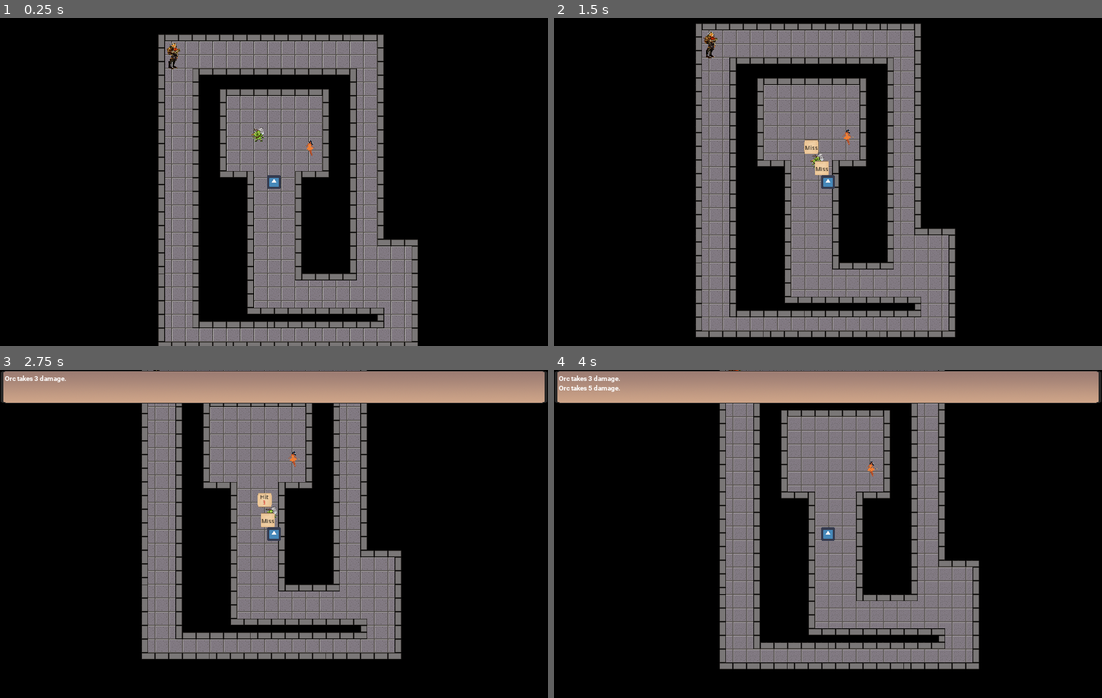
Above: before the commit, frames 1-4 (two rows, left to right).
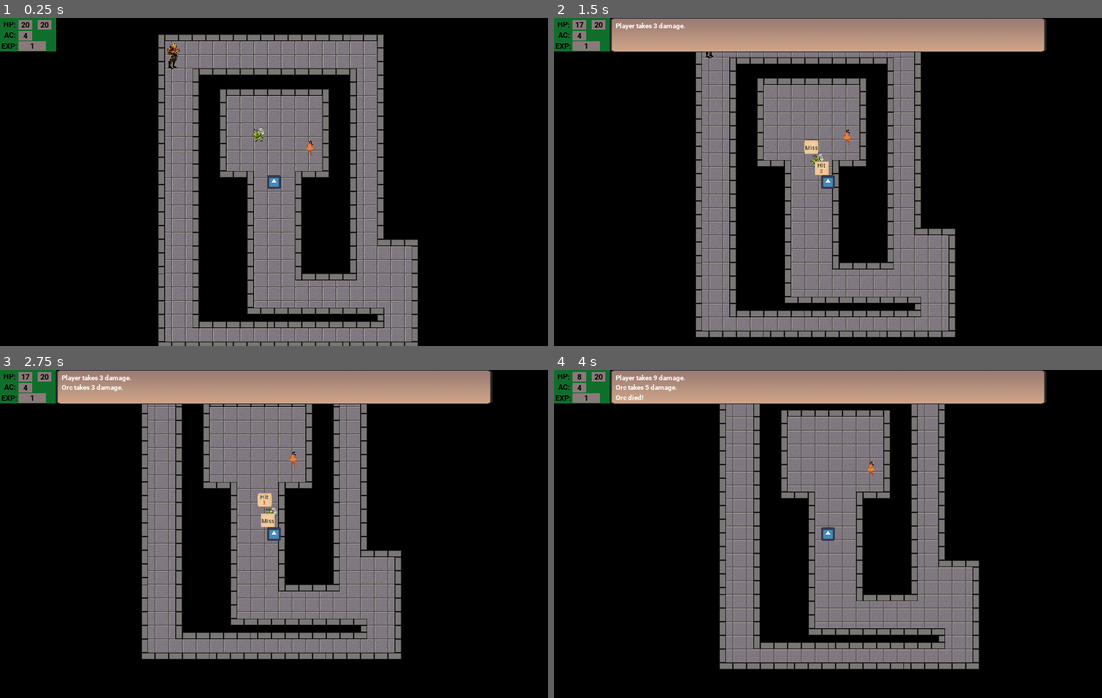
Above: after the commit, the same moments.

Repository: crpalmer/tile-game
Game: Godot game, scene res://Dungeon/Dungeon.tscn
Same seed, same stepped clock (60 frames per second), same inputs: the game is played once before the commit and once after it. This scene is started directly instead of the project's main scene. The engine's default icon, where the game draws it, is replaced by a stand-in: a white triangle on a blue panel in a dark square.
Inputs:
- Up to frame 1 (0.25 s): no input
- Up to frame 2 (1.5 s): hold Right (right) 0.53-1.28 s; hold A (attack) 0.53-1.28 s; hold Down (down) from 1.28 s (still down); tap A (attack) at 1.35 s
- Up to frame 3 (2.75 s): release Down (down) at 2.03 s; hold Right (right) from 2.03 s (still down); hold A (attack) from 2.03 s (still down); tap U (use) at 2.1 s
- Up to frame 4 (4 s): tap Enter at 2.75 s; release Right (right) at 2.78 s; release A (attack) at 2.78 s; hold Up (up) 2.78-3.53 s; tap A (attack) at 2.85 s; hold Left (left) from 3.53 s (still down); hold A (attack) from 3.53 s (still down)

The runs differ from the first frame. In frame 1, 1.0% of the frame differs, in the area x 0-11%, y 0-11%; in frame 2, 9.3%, in the area x 0-90%, y 0-48%; in frame 3, 2.9%; in frame 4, 3.0%.

Commit message:
HUD: make it show player stats
This required moving around the messages and conversation windows.

Diff:
--- a/Dungeon/Dungeon.tscn
+++ b/Dungeon/Dungeon.tscn
@@ -132,7 +132,6 @@
 [node name="Player" parent="." instance=ExtResource( 1 )]
 position = Vector2( -1, 138 )
 script = ExtResource( 6 )
-hp = 100
 
 [node name="DungeonGreeter" parent="." instance=ExtResource( 3 )]
 position = Vector2( 85, 60 )
--- a/GameEngine/Actors/Actor.gd
+++ b/GameEngine/Actors/Actor.gd
@@ -33,6 +33,12 @@
 	$CloseArea.set_tracking_radius(radius)
 	close_radius = radius
 
+func take_damage(damage:int):
+	hp -= damage
+	show_message(name + " takes " + String(damage) + " damage.")
+	if hp <= 0: died()
+	else: damage_popup(true, damage)
+
 func attack(who:Actor):
 	if not who: return
 	if not attack_available: return
@@ -44,10 +50,7 @@
 	var roll = roll_die(20)
 	if roll == 20 or roll >= to_hit_ac10 + (10-who.ac):
 		var damage = roll_dice(damage_dice)
-		who.hp -= damage
-		GameState.player.show_message(who.name + " takes " + String(damage) + " damage.")
-		if who.hp <= 0: who.died()
-		else: who.damage_popup(true, damage)
+		who.take_damage(damage)
 	else:
 		who.damage_popup(false)
 
@@ -67,7 +70,7 @@
 	attack_available = true
 
 func died():
-	print_debug("killed!")
+	show_message(name + " died!")
 	queue_free()
 
 func player_is_visible():
@@ -101,6 +104,9 @@
 	$DamagePopupTimer.start(0.5)
 	pass
 
+func show_message(msg:String):
+	GameState.player.show_message(msg)
+
 func _on_DamagePopupTimer_timeout():
 	$DamagePopup.visible = false
 
--- a/GameEngine/Actors/Player.gd
+++ b/GameEngine/Actors/Player.gd
@@ -2,14 +2,19 @@
 class_name Player
 
 var inventory = []
-var messages
+var HUD:HUD
 
 func _init():
 	randomize()
 	GameState.player = self
 
 func _ready():
-	messages = $Camera2D/HUD/Messages
+	HUD = $Camera2D/HUD
+	HUD.update_player_stats(self)
+
+func take_damage(damage:int):
+	.take_damage(damage)
+	HUD.update_player_stats(self)
 
 func process(delta):
 	if GameState.paused: return
@@ -48,4 +53,4 @@
 	$Sprite.visible = false
 
 func show_message(message):
-	messages.show_message(message)
+	HUD.message(message)
--- a/GameEngine/Actors/Player.tscn
+++ b/GameEngine/Actors/Player.tscn
@@ -8,16 +8,15 @@
 [sub_resource type="CircleShape2D" id=1]
 
 [node name="Player" instance=ExtResource( 3 )]
-ac = 0
-hp = 1000
-max_hp = 1000
+ac = 4
+hp = 20
+max_hp = 20
 to_hit_ac10 = 5
 
 [node name="Camera2D" type="Camera2D" parent="." index="0"]
 current = true
 
 [node name="HUD" parent="Camera2D" index="0" instance=ExtResource( 4 )]
-position = Vector2( 0, -5 )
 
 [node name="VisionLight" type="Light2D" parent="." index="1"]
 texture = ExtResource( 2 )
--- a/GameEngine/Conversation/Conversation.tscn
+++ b/GameEngine/Conversation/Conversation.tscn
@@ -20,6 +20,8 @@
 
 [node name="Canvas" type="CanvasLayer" parent="."]
 visible = false
+offset = Vector2( 150, 520 )
+transform = Transform2D( 1, 0, 0, 1, 150, 520 )
 
 [node name="Sprite" type="Sprite" parent="Canvas"]
 position = Vector2( 502, 135 )
--- /dev/null
+++ b/GameEngine/HUD.gd
@@ -0,0 +1,11 @@
+extends CanvasLayer
+class_name HUD
+
+func message(msg: String):
+	$Messages.message(msg)
+
+func update_player_stats(player):
+	$Stats/HPRect/HP.text = String(player.hp)
+	$Stats/HPMaxRect/HPMax.text = String(player.max_hp)
+	$Stats/ACRect/AC.text = String(player.ac)
+	$Stats/ExpRect/Exp.text = String(1)
--- a/GameEngine/HUD.tscn
+++ b/GameEngine/HUD.tscn
@@ -1,14 +1,116 @@
-[gd_scene load_steps=5 format=2]
+[gd_scene load_steps=7 format=2]
 
 [ext_resource path="res://GameEngine/Messages.gd" type="Script" id=1]
 [ext_resource path="res://GameEngine/Messages.png" type="Texture" id=2]
 [ext_resource path="res://GameEngine/Pong Font.ttf" type="DynamicFontData" id=3]
+[ext_resource path="res://GameEngine/HUD.gd" type="Script" id=4]
+
+[sub_resource type="DynamicFont" id=2]
+size = 18
+font_data = ExtResource( 3 )
 
 [sub_resource type="DynamicFont" id=1]
 font_data = ExtResource( 3 )
 
-[node name="HUD" type="Node2D"]
-light_mask = 0
+[node name="HUD" type="CanvasLayer"]
+script = ExtResource( 4 )
+
+[node name="Stats" type="ColorRect" parent="."]
+margin_right = 132.0
+margin_bottom = 79.0
+rect_clip_content = true
+color = Color( 0.0666667, 0.435294, 0.176471, 1 )
+
+[node name="HPLabel" type="Label" parent="Stats"]
+margin_left = 8.0
+margin_top = 4.0
+margin_right = 126.0
+margin_bottom = 28.0
+custom_colors/font_color = Color( 0, 0, 0, 1 )
+custom_fonts/font = SubResource( 2 )
+text = "HP:           (        )"
+
+[node name="ACLabel" type="Label" parent="Stats"]
+margin_left = 10.0
+margin_top = 29.0
+margin_right = 133.0
+margin_bottom = 51.0
+custom_colors/font_color = Color( 0, 0, 0, 1 )
+custom_fonts/font = SubResource( 2 )
+text = "AC:"
+
+[node name="ExpLabel" type="Label" parent="Stats"]
+margin_left = 3.0
+margin_top = 54.0
+margin_right = 126.0
+margin_bottom = 76.0
+custom_colors/font_color = Color( 0, 0, 0, 1 )
+custom_fonts/font = SubResource( 2 )
+text = "EXP:"
+
+[node name="HPRect" type="ColorRect" parent="Stats"]
+margin_left = 44.0
+margin_top = 5.0
+margin_right = 76.0
+margin_bottom = 27.0
+color = Color( 0.545098, 0.478431, 0.478431, 1 )
+
+[node name="HP" type="Label" parent="Stats/HPRect"]
+margin_right = 32.0
+margin_bottom = 22.0
+custom_colors/font_color = Color( 0, 0, 0, 1 )
+custom_fonts/font = SubResource( 2 )
+text = "999"
+align = 1
+valign = 1
+
+[node name="HPMaxRect" type="ColorRect" parent="Stats"]
+margin_left = 88.0
+margin_top = 5.0
+margin_right = 120.0
+margin_bottom = 27.0
+color = Color( 0.545098, 0.478431, 0.478431, 1 )
+
+[node name="HPMax" type="Label" parent="Stats/HPMaxRect"]
+margin_right = 32.0
+margin_bottom = 22.0
+custom_colors/font_color = Color( 0, 0, 0, 1 )
+custom_fonts/font = SubResource( 2 )
+text = "999"
+align = 1
+valign = 1
+
+[node name="ACRect" type="ColorRect" parent="Stats"]
+margin_left = 44.0
+margin_top = 30.0
+margin_right = 76.0
+margin_bottom = 52.0
+color = Color( 0.545098, 0.478431, 0.478431, 1 )
+
+[node name="AC" type="Label" parent="Stats/ACRect"]
+margin_right = 31.0
+margin_bottom = 22.0
+custom_colors/font_color = Color( 0, 0, 0, 1 )
+custom_fonts/font = SubResource( 2 )
+text = "999"
+align = 1
+valign = 1
+
+[node name="ExpRect" type="ColorRect" parent="Stats"]
+margin_left = 44.0
+margin_top = 55.0
+margin_right = 108.0
+margin_bottom = 77.0
+color = Color( 0.545098, 0.478431, 0.478431, 1 )
+
+[node name="Exp" type="Label" parent="Stats/ExpRect"]
+margin_right = 64.0
+margin_bottom = 22.0
+custom_colors/font_color = Color( 0, 0, 0, 1 )
+custom_fonts/font = SubResource( 2 )
+text = "99999"
+align = 1
+valign = 1
 
 [node name="Messages" type="CanvasLayer" parent="."]
 script = ExtResource( 1 )
@@ -16,15 +118,15 @@
 [node name="Sprite" type="Sprite" parent="Messages"]
 light_mask = 0
 position = Vector2( 640, 39.875 )
-scale = Vector2( 1.25195, 0.288745 )
+scale = Vector2( 1, 0.3 )
 texture = ExtResource( 2 )
 
 [node name="Text" type="Label" parent="Messages"]
 light_mask = 0
-margin_left = 11.0
-margin_top = 9.0
-margin_right = 1256.0
-margin_bottom = 72.0
+margin_left = 144.0
+margin_top = 8.0
+margin_right = 1136.0
+margin_bottom = 71.0
 custom_fonts/font = SubResource( 1 )
 text = "These are some sample messages that will be shown in the text area when the ame generates messages....  Long messages are not going to get wrapped.
 Testing
--- a/GameEngine/Messages.gd
+++ b/GameEngine/Messages.gd
@@ -1,6 +1,7 @@
 extends CanvasLayer
 class_name Messages
 
+const MAX_MESSAGES = 3.0
 var messages = []
 
 func _ready():
@@ -8,18 +9,17 @@
 	visible = false
 	pass
 
-func show_message(msg):
+func message(msg):
 	print_debug(msg)
-	visible = true
 	messages.push_back(msg)
-	while messages.size() > 3: messages.pop_front()
+	while messages.size() > MAX_MESSAGES: messages.pop_front()
 	update_messages()
 
 func update_messages():
 	$Text.text = PoolStringArray(messages).join("\n")
-	$Timer.start(5)
+	visible = messages.size() > 0
+	$Timer.start(3)
 
 func _on_Timer_timeout():
 	messages.pop_front()
-	if messages.size() == 0: visible = false
-	else: update_messages()
+	update_messages()
--- a/project.godot
+++ b/project.godot
@@ -23,6 +23,11 @@
 "class": "Door",
 "language": "GDScript",
 "path": "res://GameEngine/Objects/Door.gd"
+}, {
+"base": "CanvasLayer",
+"class": "HUD",
+"language": "GDScript",
+"path": "res://GameEngine/HUD.gd"
 }, {
 "base": "Thing",
 "class": "InventoryThing",
@@ -53,6 +58,7 @@
 "Actor": "",
 "Conversation": "",
 "Door": "",
+"HUD": "",
 "InventoryThing": "",
 "Messages": "",
 "Player": "",
